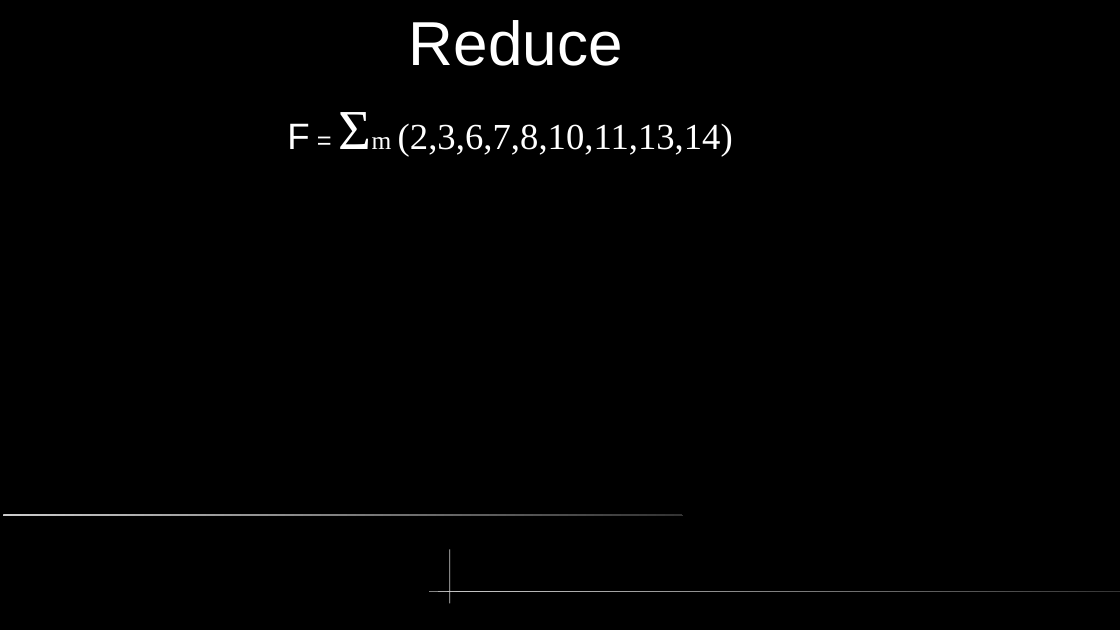
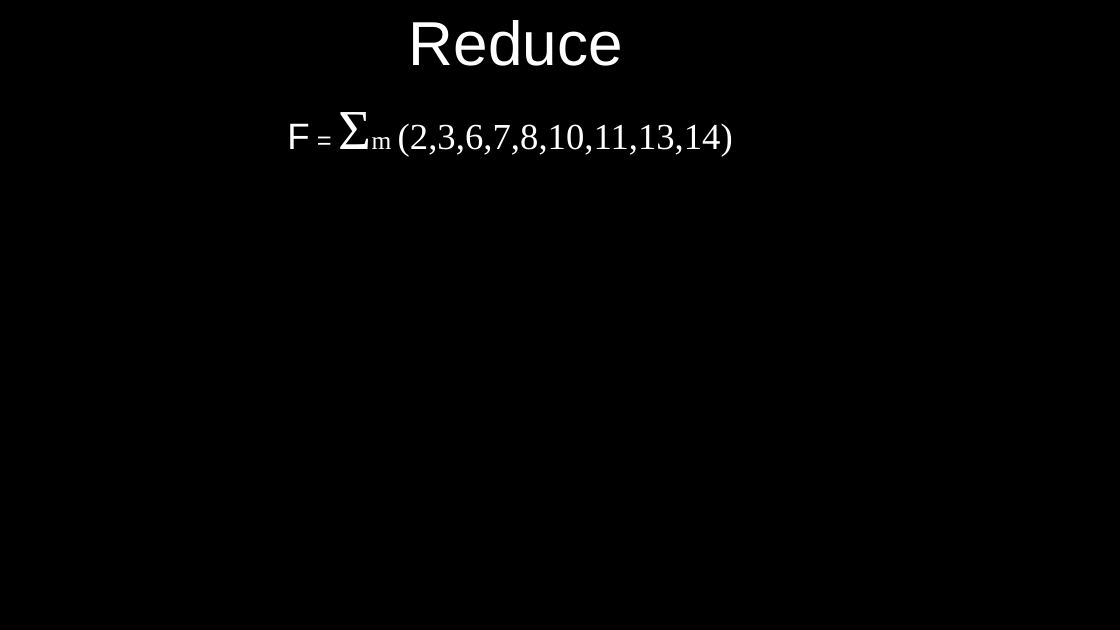
Before and after one commit to arnabsinha/Switching-Circuits-and-Logic-Design, a slide deck: slide 7 of Lecture_11.odp. Drawn at 1120x630 pixels with LibreOffice and Linux fonts; fonts in the diff are those of the drawing. Boxes give left, top, right and bottom in pixels: in the first picture for what was removed or moved away, otherwise in the second. Text is boxed around its words. In the diff, an @@ line names an element or a change of style, - is before the commit and + after.

```diff
--- a/Lecture_11.odp
+++ b/Lecture_11.odp
@@ rounded rectangle removed at [3, 514, 683, 516] @@
@@ freeform shape removed at [449, 550, 450, 604] @@
@@ rounded rectangle removed at [429, 592, 1120, 593] @@
```
Also in this commit, not shown: 7 other slides changed, 5 slides added, 12 other files.
